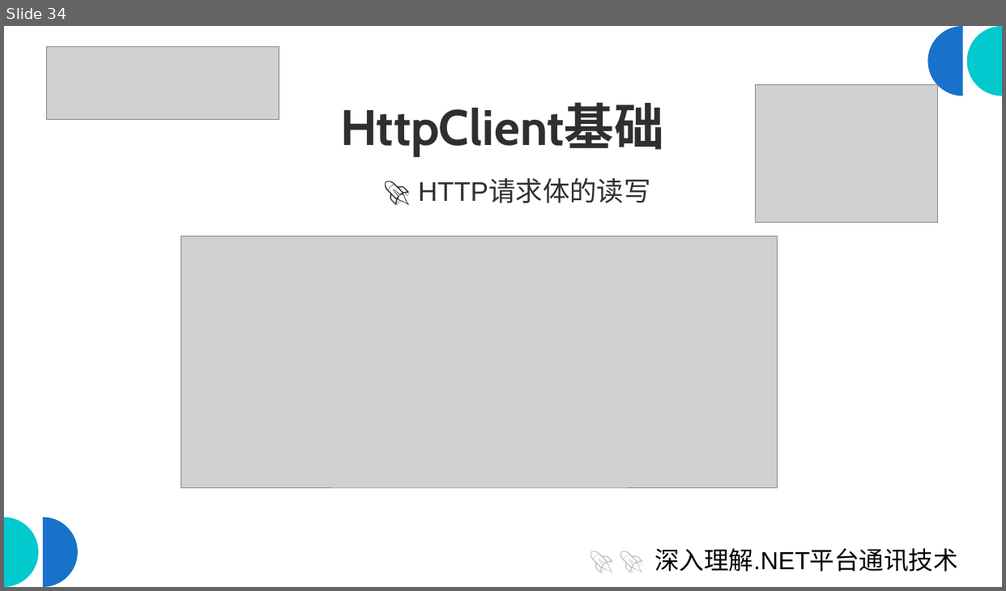
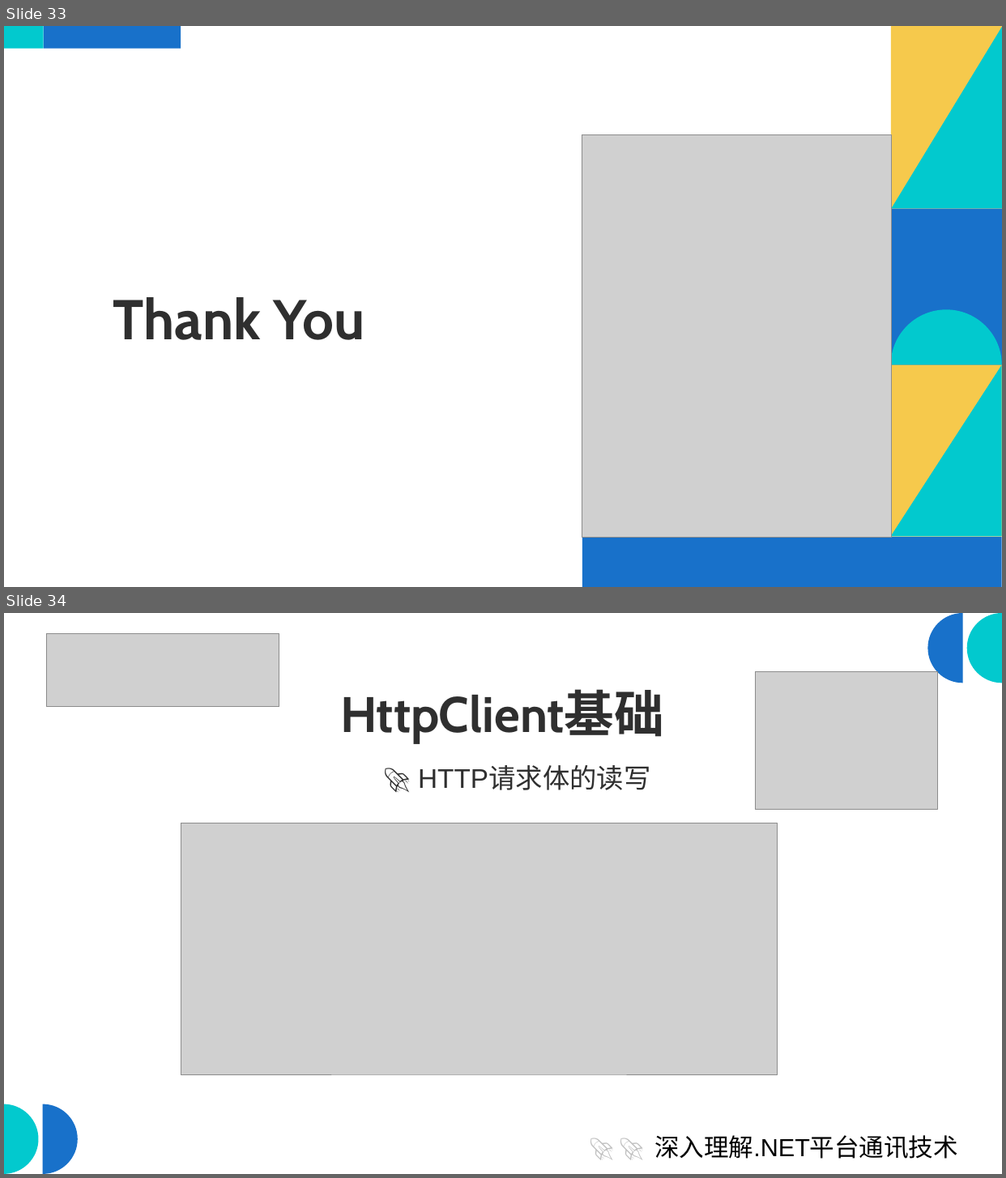
Before and after one commit to scottfly189/dotnet_net_course, a slide deck: src/1.HttpClientDemo/HttpClient_IHttpClientFactory_Polly.odp. Shown one above the other, each under a label of ours: slide 34 before the commit, slides 33 and 34 after it. The pictures are 1006x591 and 1006x1178 pixels, drawn with LibreOffice and Linux fonts; fonts in the diff are those of the drawing; grey boxes stand for pictures. Boxes give left, top, right and bottom in pixels: in the first picture for what was removed or moved away, otherwise in the second. Text is boxed around its words. In the diff, an @@ line names an element or a change of style, - is before the commit and + after.

```diff
--- a/src/1.HttpClientDemo/HttpClient_IHttpClientFactory_Polly.odp
+++ b/src/1.HttpClientDemo/HttpClient_IHttpClientFactory_Polly.odp
@@ slide 33 added at [4,26,1002,587], background #FFFFFF @@
@@ rectangle added at [4,26,43,49], fill #02C9CE @@
@@ rectangle added at [44,26,181,48], fill #1871CA @@
@@ rectangle added at [890,26,1002,208], fill #F6C94C @@
@@ freeform shape added at [891,26,1002,208], fill #02C9CE @@
@@ picture added at [582,135,891,537] @@
@@ rectangle added at [890,208,1001,365], fill #1871CA @@
@@ title added at [113,297,365,340], 54 pt, text #2F2F2F, bold @@
+Thank You
@@ freeform shape added at [890,310,1001,365], fill #02C9CE @@
@@ rectangle added at [890,365,1001,536], fill #F6C94C @@
@@ freeform shape added at [890,365,1001,536], fill #02C9CE @@
@@ rectangle added at [582,537,1002,587], fill #1871CA @@
```
Also in this commit, not shown: 16 slides changed, 1 slide removed, 18 other files.
